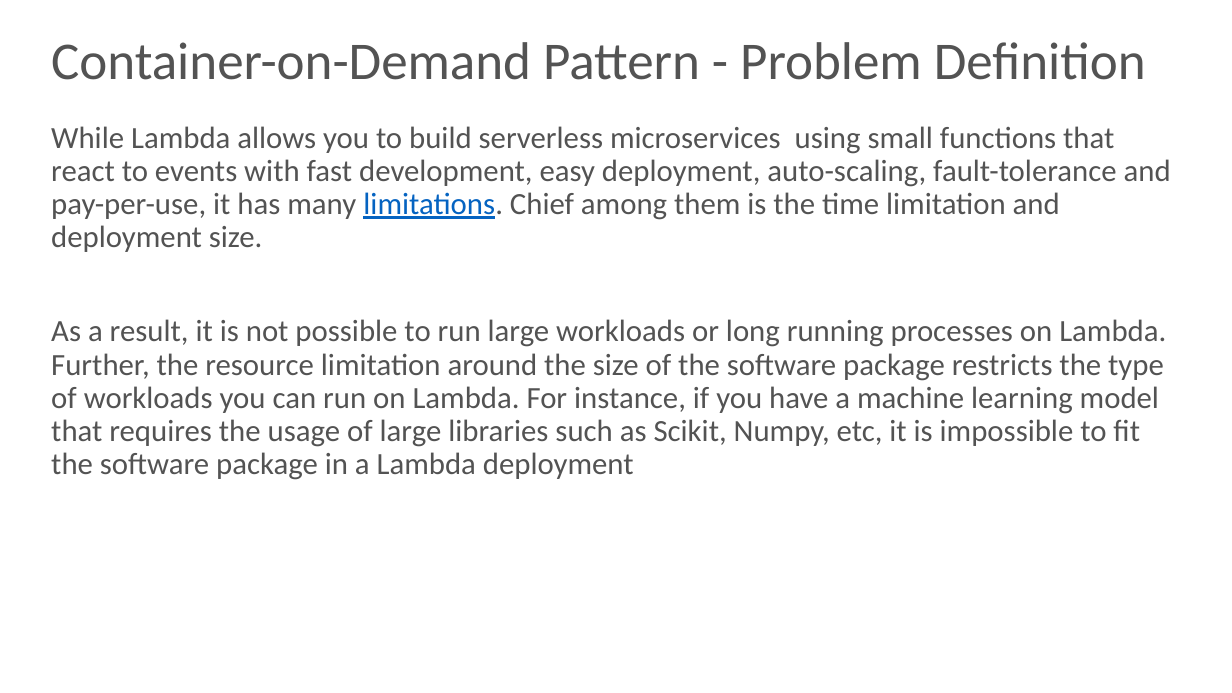
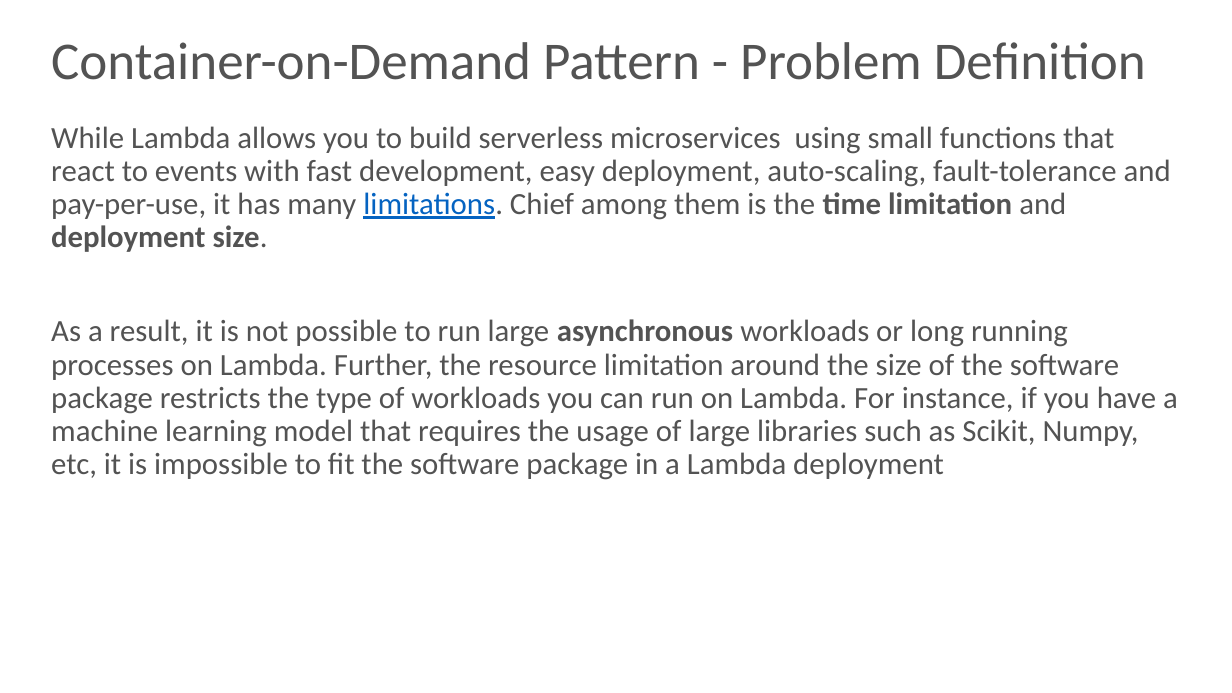
Before and after one commit to skarlekar/fargate-patterns, a slide deck: slide 13 of presentation/Fargate Patterns.pptx. Drawn at 1232x693 pixels with LibreOffice and Linux fonts; fonts in the diff are those of the drawing; background and template pictures are left out. Boxes give left, top, right and bottom in pixels: in the first picture for what was removed or moved away, otherwise in the second. Text is boxed around its words. In the diff, an @@ line names an element or a change of style, - is before the commit and + after.

```diff
--- a/presentation/Fargate Patterns.pptx
+++ b/presentation/Fargate Patterns.pptx
@@ text at <box>51,126,1171,252</box>: bold on in "time limitation deployment size." @@
@@ text at <box>51,319,1178,480</box>: text changed @@
-As a result, it is not possible to run large workloads or long running processes on Lambda. Further, the resource limitation around the size of the software package restricts the type of workloads you can run on Lambda. For instance, if you have a machine learning model that requires the usage of large libraries such as Scikit, Numpy, etc, it is impossible to fit the software package in a Lambda deployment
+As a result, it is not possible to run large asynchronous workloads or long running processes on Lambda. Further, the resource limitation around the size of the software package restricts the type of workloads you can run on Lambda. For instance, if you have a machine learning model that requires the usage of large libraries such as Scikit, Numpy, etc, it is impossible to fit the software package in a Lambda deployment
```
Also in this commit, not shown: 7 other slides changed.
